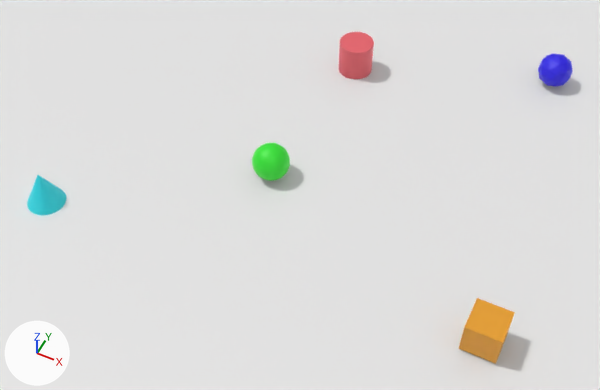
Two versions of the Blender file BlenderSource/project_model.blend, one commit apart.
Rendered twice from a 50 mm lens placed at (9.6, -26.7, 32.5), pointed at (-3.9, 0.4, -1.3). Every picture has the same lights, and +X, +Y and +Z are marked at lower left. The picture after the commit comes second.
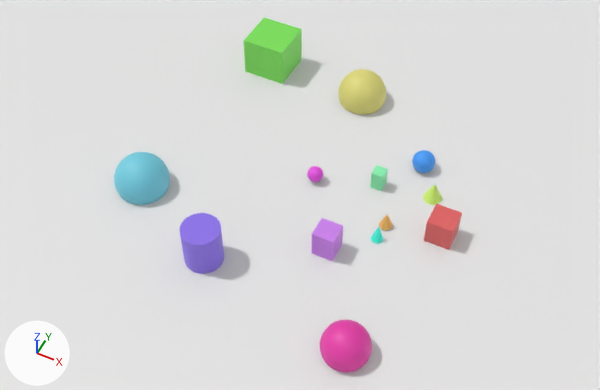
Changed parts and their boxes (x1, y1, x2, y2) in the pictures (600 x 390 px):
'far_cube_2', added (green)
    after: (244, 18, 302, 84)
'far_sphere_4', added (cyan)
    after: (114, 152, 170, 205)
'Cube', deleted (orange)
    before: (459, 298, 515, 364)
'far_cylinder_5', added (blue)
    after: (179, 213, 224, 274)
'far_ico_7', added (pink)
    after: (320, 320, 372, 372)
'far_ico_1', added (yellow)
    after: (338, 69, 386, 115)
'Cylinder', deleted (red)
    before: (339, 32, 374, 79)
'mid_cube_10', added (red)
    after: (424, 204, 462, 250)
'Sphere', deleted (green)
    before: (252, 143, 290, 181)
'Cone', deleted (cyan)
    before: (27, 175, 66, 215)
'mid_cube_6', added (purple)
    after: (312, 218, 343, 261)
'Icosphere', deleted (blue)
    before: (538, 54, 573, 86)
'mid_ico_12', added (blue)
    after: (412, 150, 435, 173)
'near_cube_0', added
    after: (370, 165, 388, 191)
'mid_cone_11', added
    after: (423, 185, 442, 205)
'mid_ico_3', added
    after: (307, 166, 323, 182)
'near_cone_9', added
    after: (379, 215, 393, 230)
'near_cone_8', added
    after: (371, 226, 383, 244)

The change, as a diff of the scene's bpy script:
```diff
--- a/BlenderSource/project_model.blend.py
+++ b/BlenderSource/project_model.blend.py
@@ ob_cube @@
-ob_cube = bpy.data.objects.new('Cube', me_cube_003)
@@ ob_sphere @@
-ob_sphere = bpy.data.objects.new('Sphere', me_sphere_001)
@@ ob_cone @@
-ob_cone = bpy.data.objects.new('Cone', me_cone)
@@ ob_cylinder @@
-ob_cylinder = bpy.data.objects.new('Cylinder', me_cylinder)
@@ ob_icosphere @@
-ob_icosphere = bpy.data.objects.new('Icosphere', me_icosphere)
@@ ob_mid_ico_12 @@
+ob_mid_ico_12 = bpy.data.objects.new('mid_ico_12', me_icosphere_004)  # an icosphere of 320 faces spanning x -0.5..0.5, y -0.5..0.5, z -0.5..0.5; in mat_mid_ico_12_mat (blue #409cfa)
+ob_mid_ico_12.location = (1.66, 4.02, 0.5)
+ob_mid_ico_12.scale = (1.24, 1.24, 1.24)
@@ ob_mid_cone_11 @@
+ob_mid_cone_11 = bpy.data.objects.new('mid_cone_11', me_cone_003)  # a 48-sided cone pointing to +z spanning x -0.5..0.5, y -0.5..0.5, z -0.5..0.5; in mat_mid_cone_11_mat (green #d5fc74)
+ob_mid_cone_11.location = (2.88, 2.25, 0.5)
+ob_mid_cone_11.scale = (1.03, 1.03, 1.1)
@@ ob_mid_cube_10 @@
+ob_mid_cube_10 = bpy.data.objects.new('mid_cube_10', me_cube_004)  # a box spanning x -0.5..0.5, y -0.5..0.5, z -0.5..0.5; in mat_mid_cube_10_mat (red #e16262)
+ob_mid_cube_10.location = (4.16, 0.02, 0.5)
+ob_mid_cube_10.scale = (1.33, 1.33, 1.86)
@@ ob_near_cone_9 @@
+ob_near_cone_9 = bpy.data.objects.new('near_cone_9', me_cone_002)  # a 48-sided cone pointing to +z spanning x -0.5..0.5, y -0.5..0.5, z -0.5..0.5; in mat_near_cone_9_mat (orange #f4b85f)
+ob_near_cone_9.location = (1.44, -0.62, 0.5)
+ob_near_cone_9.scale = (0.692, 0.692, 0.85)
@@ ob_near_cone_8 @@
+ob_near_cone_8 = bpy.data.objects.new('near_cone_8', me_cone_001)  # a 48-sided cone pointing to +z spanning x -0.5..0.5, y -0.5..0.5, z -0.5..0.5; in mat_near_cone_8_mat (cyan #3dfde3)
+ob_near_cone_8.location = (1.37, -1.58, 0.5)
+ob_near_cone_8.scale = (0.632, 0.632, 0.984)
@@ ob_far_ico_7 @@
+ob_far_ico_7 = bpy.data.objects.new('far_ico_7', me_icosphere_003)  # an icosphere of 320 faces spanning x -0.5..0.5, y -0.5..0.5, z -0.5..0.5; in mat_far_ico_7_mat (pink #e73ba8)
+ob_far_ico_7.location = (2.64, -8.21, 0.5)
+ob_far_ico_7.scale = (2.34, 2.34, 2.34)
@@ ob_mid_cube_6 @@
+ob_mid_cube_6 = bpy.data.objects.new('mid_cube_6', me_cube_002)  # a box spanning x -0.5..0.5, y -0.5..0.5, z -0.5..0.5; in mat_mid_cube_6_mat (purple #cc80ed)
+ob_mid_cube_6.location = (-0.6, -3.3, 0.5)
+ob_mid_cube_6.scale = (1.13, 1.13, 2.01)
@@ ob_far_cylinder_5 @@
+ob_far_cylinder_5 = bpy.data.objects.new('far_cylinder_5', me_cylinder_001)  # a 48-sided cylinder along z spanning x -0.5..0.5, y -0.5..0.5, z -0.5..0.5; in mat_far_cylinder_5_mat (blue #8d71ec)
+ob_far_cylinder_5.location = (-5.75, -6.47, 0.5)
+ob_far_cylinder_5.scale = (1.95, 1.95, 3.48)
@@ ob_far_sphere_4 @@
+ob_far_sphere_4 = bpy.data.objects.new('far_sphere_4', me_sphere)  # 1106 vertices, 1152 faces; spans x -0.5..0.5, y -0.5..0.5, z -0.5..0.5; in mat_far_sphere_4_mat (cyan #73cee1)
+ob_far_sphere_4.location = (-11.1, -3.79, 0.5)
+ob_far_sphere_4.scale = (2.89, 2.89, 2.89)
@@ ob_mid_ico_3 @@
+ob_mid_ico_3 = bpy.data.objects.new('mid_ico_3', me_icosphere_002)  # an icosphere of 320 faces spanning x -0.5..0.5, y -0.5..0.5, z -0.5..0.5; in mat_mid_ico_3_mat (pink #eb50e3)
+ob_mid_ico_3.location = (-3.13, 0.61, 0.5)
+ob_mid_ico_3.scale = (0.848, 0.848, 0.848)
@@ ob_far_cube_2 @@
+ob_far_cube_2 = bpy.data.objects.new('far_cube_2', me_cube_001)  # a box spanning x -0.5..0.5, y -0.5..0.5, z -0.5..0.5; in mat_far_cube_2_mat (green #7be158)
+ob_far_cube_2.location = (-9.55, 8.04, 0.5)
+ob_far_cube_2.scale = (2.52, 2.52, 3.63)
@@ ob_far_ico_1 @@
+ob_far_ico_1 = bpy.data.objects.new('far_ico_1', me_icosphere_001)  # an icosphere of 320 faces spanning x -0.5..0.5, y -0.5..0.5, z -0.5..0.5; in mat_far_ico_1_mat (yellow #dfd978)
+ob_far_ico_1.location = (-3.51, 7.6, 0.5)
+ob_far_ico_1.scale = (2.79, 2.79, 2.79)
@@ ob_near_cube_0 @@
+ob_near_cube_0 = bpy.data.objects.new('near_cube_0', me_cube)  # a box spanning x -0.5..0.5, y -0.5..0.5, z -0.5..0.5; in mat_near_cube_0_mat (green #88f1b1)
+ob_near_cube_0.location = (0.0, 1.8, 0.5)
+ob_near_cube_0.scale = (0.652, 0.652, 1.16)
```
